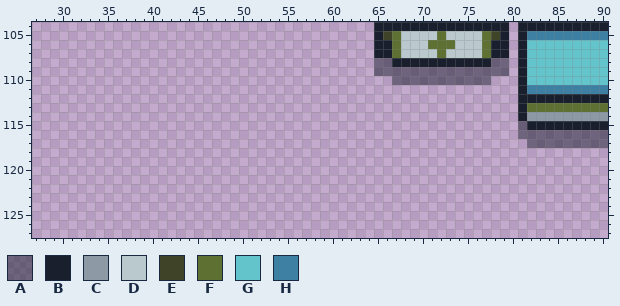
Pixel-art file, stored at art/tilesets/decorations.aseprite. Above: the version before the commit.
208x128 pixels, 1 frame. Colours within 5 levels of each other are drawn and written as one. Shown: x 27..90, y 104..127.
Visible layers, top first: "solid2", "transparent" opacity 50%, "solid".
Palette (. is transparent): A #1a1f2e80  B #1a1f2e  C #8d99a4  D #bac9cd  E #3f4328  F #5f7132  G #63c4cc  H #3d80a3
Pixels before, first column x 65:
104 BBBBBBBBBBBBBBB.BBBBBBBBBB
105 BEFDDDDFDDDDFEB.BHHHHHHHHH
106 BBFDDDFFFDDDFBB.BGGGGGGGGG
107 BBFDDDDFDDDDFBB.BGGGGGGGGG
108 AABBBBBBBBBBBAA.BGGGGGGGGG
109 AAAAAAAAAAAAAAA.BGGGGGGGGG
110 ..AAAAAAAAAAA...BGGGGGGGGG
111 ................BHHHHHHHHH
112 ................BBBBBBBBBB
113 ................BFFFFFFFFF
114 ................BCCCCCCCCC
115 ................ABBBBBBBBB
116 ................AAAAAAAAAA
117 .................AAAAAAAAA
The same view after the edit:
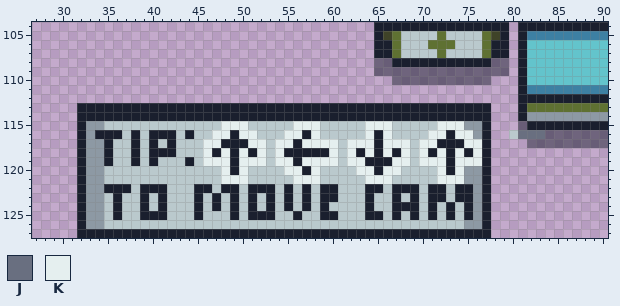
Colours new in this view: J #696f80  K #e5efef
Changes in this commit:
Layer "solid":
Colour B is added in rows 113 to 114 at x 32 to 77; in row 115 at x 32 and 77; in row 116 at x 32, 34 to 36, 38, 40 to 42, 44, 49, 57, 65, 73 and 77; in row 117 at x 32, 35, 38, 40, 42, 48 to 50, 56, 65, 72 to 74 and 77; in row 118 at x 32, 35, 38, 40 to 42, 47, 49, 51, 55 to 59, 63, 65, 67, 71, 73, 75 and 77; in row 119 at x 32, 35, 38, 40, 44, 49, 56, 64 to 66, 73 and 77.
Colour B is added in row 120 at x 32, 49, 57, 65, 73 and 77; in row 121 at x 32 and 77; in row 122 at x 32, 35 to 37, 39 to 41, 45 to 46, 48 to 49, 51 to 53, 55, 57, 59 to 60, 64 to 65, 67 to 69, 71 to 72, 74 to 75 and 77; in row 123 at x 32, 36, 39, 41, 45, 47, 49, 51, 53, 55, 57, 59 to 60, 64, 67, 69, 71 to 72, 74 to 75 and 77; in row 124 at x 32, 36, 39, 41, 45, 47, 49, 51, 53, 55, 57, 59, 64, 67 to 69, 71, 73, 75 and 77; in row 125 at x 32, 36, 39 to 41, 45, 49, 51 to 53, 56, 59 to 60, 64 to 65, 67, 69, 71, 73, 75 and 77.
Colour B is added in row 126 at x 32 and 77; in row 127 at x 32 to 77.
Colour C is added in row 115 at x 33 to 34 and 75 to 76; in row 116 at x 33 and 76; in rows 117 to 119 at x 33 to 34; in rows 120 to 121 at x 33 to 34 and 75 to 76; in rows 122 to 125 at x 33 to 34 and 76; in row 126 at x 33 to 34 and 75 to 76.
Colour D is added in row 115 at x 35 to 47, 51 to 55, 59 to 63 and 67 to 71; in row 116 at x 37, 39, 43, 45 to 46, 52 to 54, 59 to 63, 67 to 70 and 80; in row 117 at x 36 to 37, 39, 41, 43 to 45, 53, 61 and 69; in row 118 at x 36 to 37, 39, 43 to 45, 53, 61 and 69; in row 119 at x 36 to 37, 39, 41 to 43, 45, 53, 61 and 69; in row 120 at x 35 to 47, 51 to 54, 59 to 62 and 68 to 71.
Colour D is added in row 121 at x 35 to 47, 51 to 55, 59 to 63 and 67 to 71; in row 122 at x 38, 42 to 44, 47, 50, 54, 56, 58, 61 to 63, 66, 70 and 73; in row 123 at x 35, 37 to 38, 40, 42 to 44, 46, 48, 50, 52, 54, 56, 58, 61 to 63, 65 to 66, 68, 70 and 73; in row 124 at x 35, 37 to 38, 40, 42 to 44, 46, 48, 50, 52, 54, 56, 58, 60 to 63, 65 to 66, 70, 72 and 74; in row 125 at x 35, 37 to 38, 42 to 44, 46 to 48, 50, 54 to 55, 57 to 58, 61 to 63, 66, 68, 70, 72 and 74; in row 126 at x 35 to 74.
Colour J replaces colour A in row 116 at x 81 to 83.
Colour K is added in row 115 at x 48 to 50, 56 to 58, 64 to 66 and 72 to 74; in row 116 at x 47 to 48, 50 to 51, 55 to 56, 58, 64, 66, 71 to 72 and 74 to 75; in row 117 at x 46 to 47, 51 to 52, 54 to 55, 57 to 60, 62 to 64, 66 to 68, 70 to 71 and 75 to 76; in row 118 at x 46, 48, 50, 52, 54, 60, 62, 64, 66, 68, 70, 72, 74 and 76; in row 119 at x 46 to 48, 50 to 52, 54 to 55, 57 to 60, 62 to 63, 67 to 68, 70 to 72 and 74 to 76; in row 120 at x 48, 50, 55 to 56, 58, 63 to 64, 66 to 67, 72 and 74.
Colour K is added in row 121 at x 48 to 50, 56 to 58, 64 to 66 and 72 to 74.
Pixel boxes of the changes (left, top, right, bottom) in both pictures:
changed: (77, 103, 545, 238)
